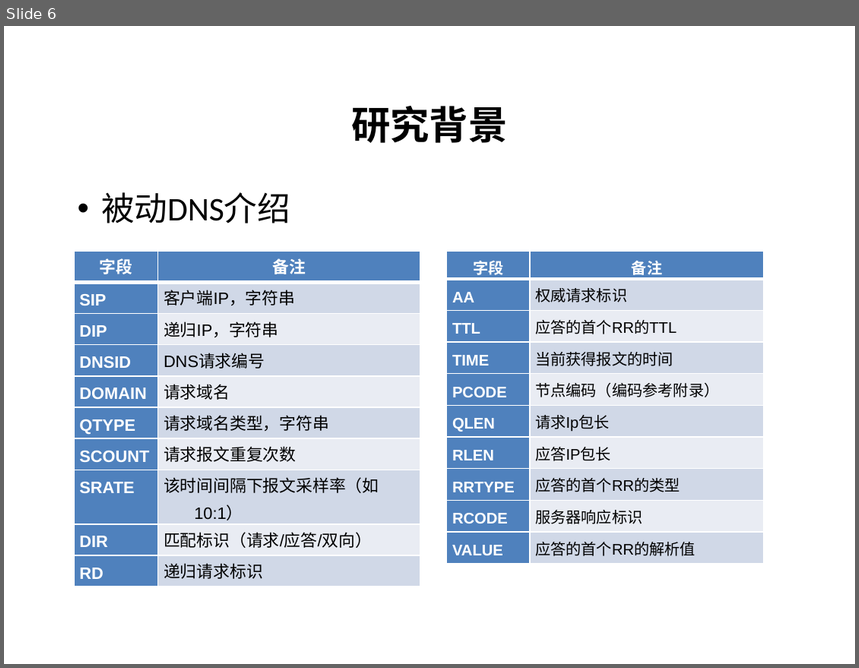
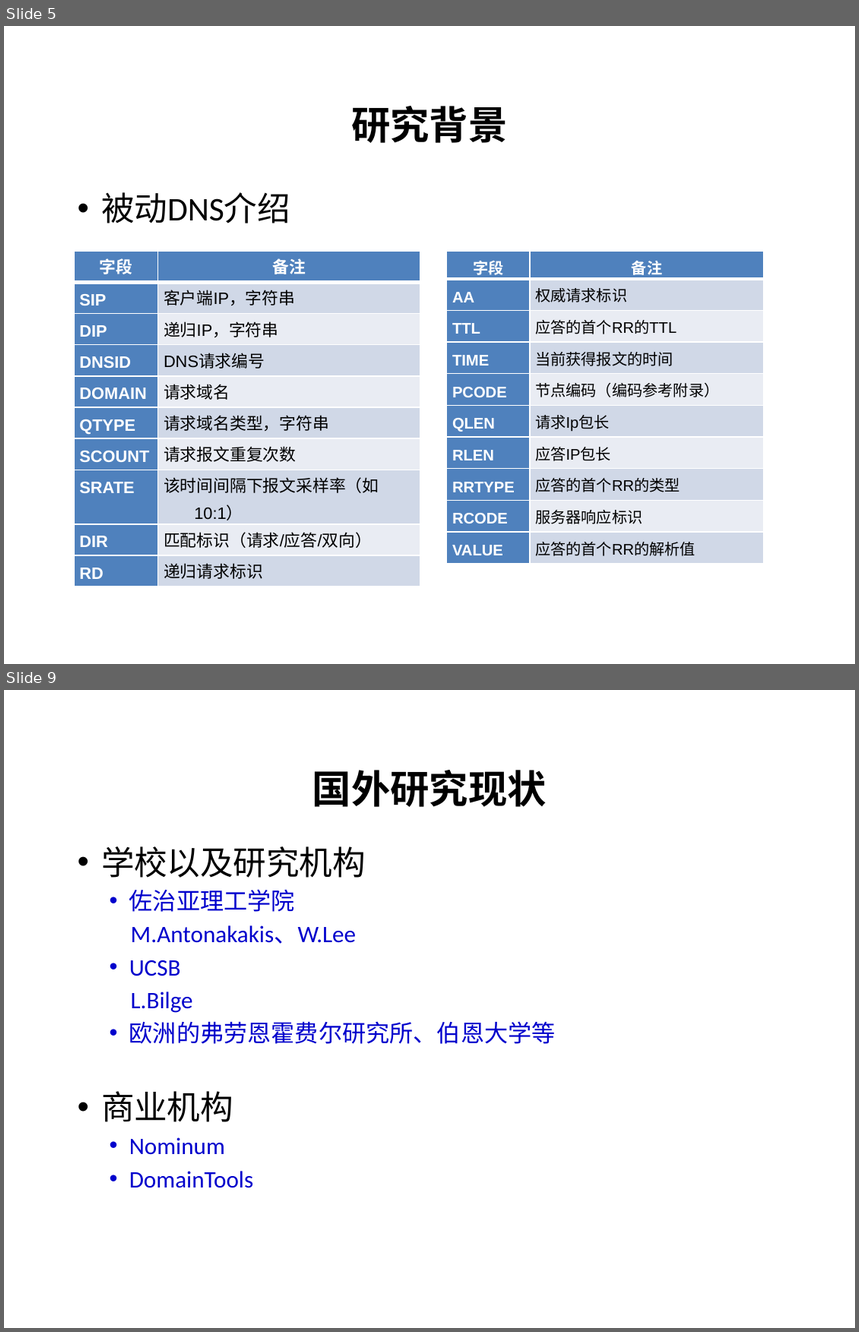
Before and after one commit to pDeathlok/GraduationDesign, a slide deck: 毕业设计_word/最终/恶意域名检测技术研究_答辩.pptx. Shown one above the other, each under a label of ours: slide 6 before the commit, slides 5 and 9 after it; the slides between them are not shown. The pictures are 859x668 and 859x1332 pixels, drawn with LibreOffice and Linux fonts; fonts in the diff are those of the drawing; background and template pictures are left out. Boxes give left, top, right and bottom in pixels: in the first picture for what was removed or moved away, otherwise in the second. Text is boxed around its words. In the diff, an @@ line names an element or a change of style, - is before the commit and + after.

```diff
--- a/毕业设计_word/最终/恶意域名检测技术研究_答辩.pptx
+++ b/毕业设计_word/最终/恶意域名检测技术研究_答辩.pptx
@@ slide 9 added at [4, 690, 855, 1328], background #FFFFFF @@
@@ title added at [313, 770, 547, 807], 33 pt, text #000000, bold @@
+国外研究现状
@@ text added at [101, 847, 556, 1189], 20 pt, text #0000CC @@
+• 学校以及研究机构
+  • 佐治亚理工学院
+  M.Antonakakis、W.Lee
+  • UCSB
+  L.Bilge
+  • 欧洲的弗劳恩霍费尔研究所、伯恩大学等
+• 商业机构
+  • Nominum
+  • DomainTools
@@ what was slide 6 is now slide 5 @@
```
Also in this commit, not shown: 5 slides changed, 37 other slides added, 15 slides removed, 3 other files.
